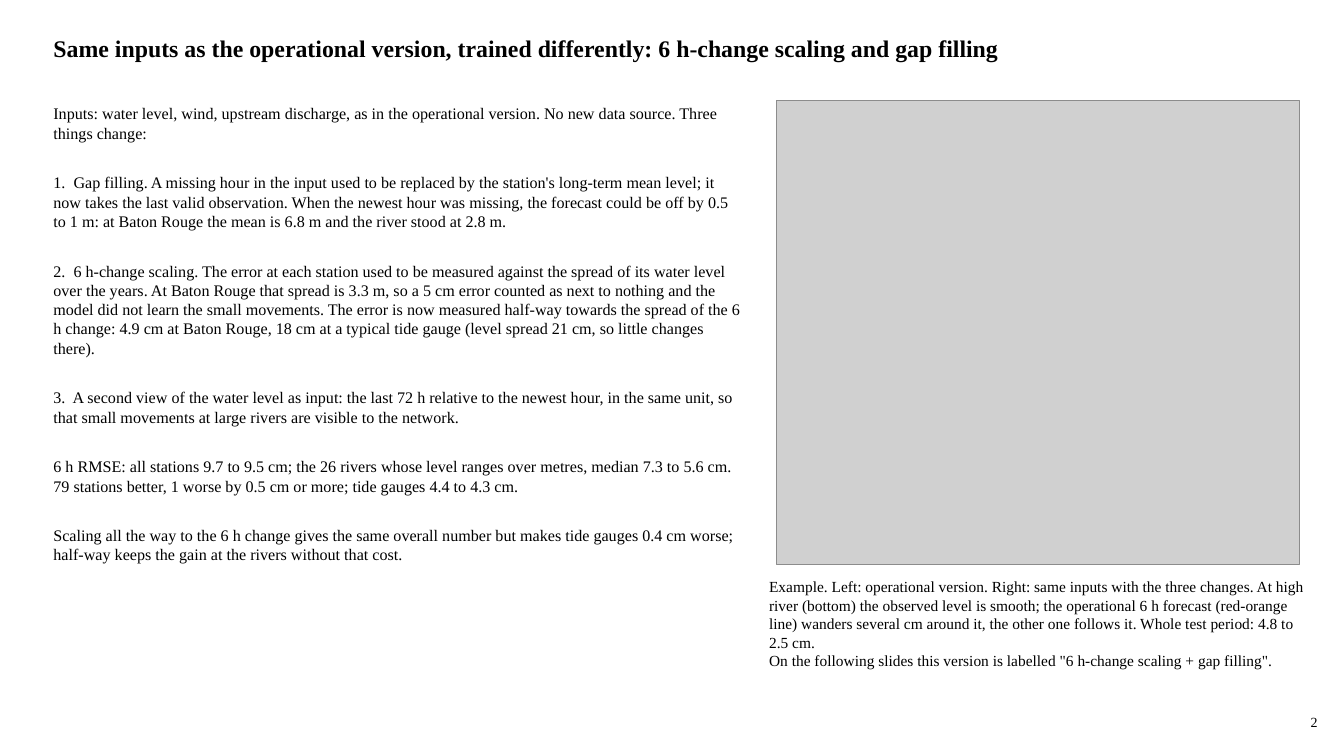
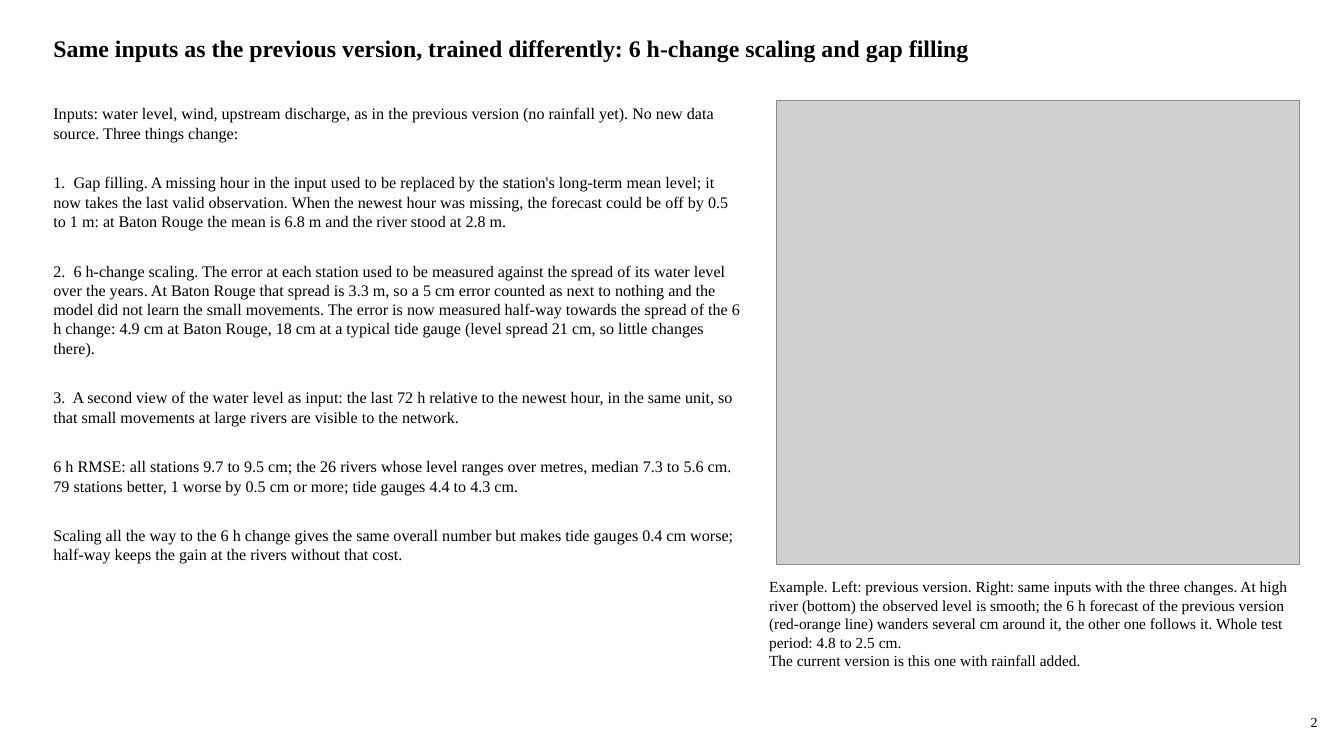
Before and after one commit to LaurenW1997/subdomainLSTM, a slide deck: slide 2 of deliverables/17_versions/version_comparison.pptx. Drawn at 1344x756 pixels with LibreOffice and Linux fonts; fonts in the diff are those of the drawing; grey boxes stand for pictures. Boxes give left, top, right and bottom in pixels: in the first picture for what was removed or moved away, otherwise in the second. Text is boxed around its words. In the diff, an @@ line names an element or a change of style, - is before the commit and + after.

```diff
--- a/deliverables/17_versions/version_comparison.pptx
+++ b/deliverables/17_versions/version_comparison.pptx
@@ text at [53,40,969,62]: text changed @@
-Same inputs as the operational version, trained differently: 6 h-change scaling and gap filling
+Same inputs as the previous version, trained differently: 6 h-change scaling and gap filling
@@ text at [53,107,714,143]: text changed @@
-Inputs: water level, wind, upstream discharge, as in the operational version. No new data source. Three things change:
+Inputs: water level, wind, upstream discharge, as in the previous version (no rainfall yet). No new data source. Three things change:
@@ text at [769,581,1287,666]: text changed @@
-Example. Left: operational version. Right: same inputs with the three changes. At high river (bottom) the observed level is smooth; the operational 6 h forecast (red-orange line) wanders several cm around it, the other one follows it. Whole test period: 4.8 to 2.5 cm.
-On the following slides this version is labelled "6 h-change scaling + gap filling".
+Example. Left: previous version. Right: same inputs with the three changes. At high river (bottom) the observed level is smooth; the 6 h forecast of the previous version (red-orange line) wanders several cm around it, the other one follows it. Whole test period: 4.8 to 2.5 cm.
+The current version is this one with rainfall added.
```
Also in this commit, not shown: 9 other slides changed, 1 slide added, 33 other files.
